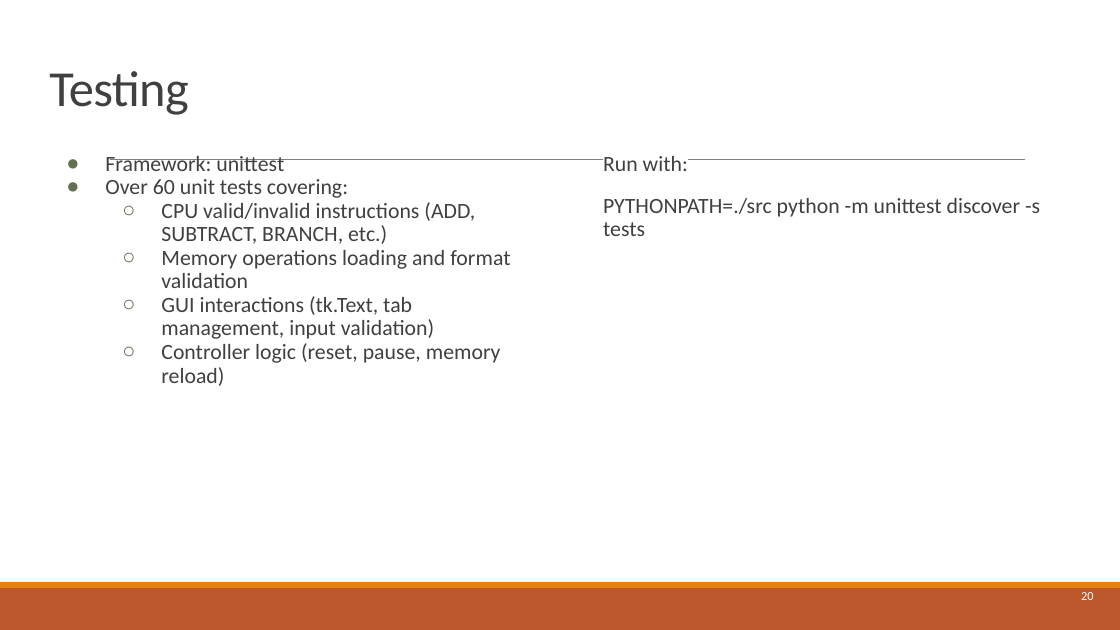
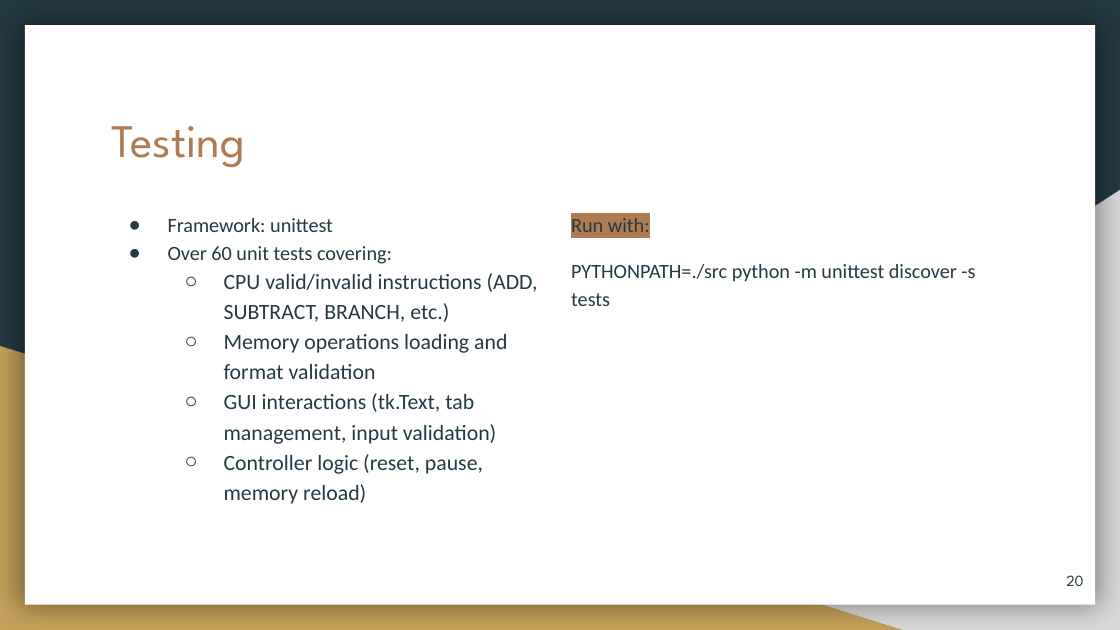
Before and after one commit to ayndvee/CS-2450-Project, a slide deck: slide 20 of UVSim-Project/Documentation/Presentation/UVSim-presentation.pptx. Drawn at 1120x630 pixels with LibreOffice and Linux fonts; fonts in the diff are those of the drawing. Boxes give left, top, right and bottom in pixels: in the first picture for what was removed or moved away, otherwise in the second. Text is boxed around its words. In the diff, an @@ line names an element or a change of style, - is before the commit and + after.

```diff
--- a/UVSim-Project/Documentation/Presentation/UVSim-presentation.pptx
+++ b/UVSim-Project/Documentation/Presentation/UVSim-presentation.pptx
@@ background #FFFFFF to #233A44 @@
@@ rectangle added at bbox=[25, 26, 1095, 605], fill #FFFFFF @@
@@ title "Testing": place and size @@
-title "Testing" at bbox=[49, 71, 188, 115]
+title "Testing" at bbox=[112, 126, 246, 167]
@@ title "Testing" at bbox=[112, 126, 246, 167]: size 32.4 to 30 pt, font Calibri to League Spartan, text colour #404040 to #AF7B51, letter spacing -0.4 to 0 pt; line spacing 0.85 to 1 @@
@@ line removed from (110, 160) to (1025, 160) @@
@@ text "Framework: unittest": place and size @@
-text "Framework: unittest" at bbox=[105, 156, 510, 386]
+text "Framework: unittest" at bbox=[168, 218, 538, 504]
@@ text "Framework: unittest" at bbox=[168, 218, 538, 504]: size 14 to 13 pt in "Framework: unittest", "Over 60 unit tests covering:"; text colour #404040 to #233A44; line spacing 0.9 to 1.15; bullet colour #637052 to #233A44 @@
@@ right triangle added at bbox=[439, 190, 1120, 630], fill #D9D9D9 @@
@@ text "Run with:": place and size @@
-text "Run with:" at bbox=[603, 156, 1040, 236]
+text "Run with:" at bbox=[571, 218, 975, 306]
@@ text "Run with:" at bbox=[571, 218, 975, 306]: size 14 to 13 pt, text colour #404040 to #233A44; highlight #FFFFFF to #AF7B51 in "Run with:"; line spacing 0.9 to 1.15 @@
@@ right triangle added at bbox=[0, 346, 903, 630], fill #C4A15A @@
@@ page number: place and size @@
-page number at bbox=[1081, 592, 1093, 600]
+page number at bbox=[1066, 575, 1083, 586]
@@ page number at bbox=[1066, 575, 1083, 586]: size 7.9 to 10 pt, font Calibri to League Spartan, text colour #FFFFFF to #233A44 @@
@@ rectangle removed at bbox=[0, 588, 1120, 630] @@
@@ rectangle removed at bbox=[0, 582, 1120, 588] @@
```
Also in this commit, not shown: 20 other slides changed, 2 other files.
